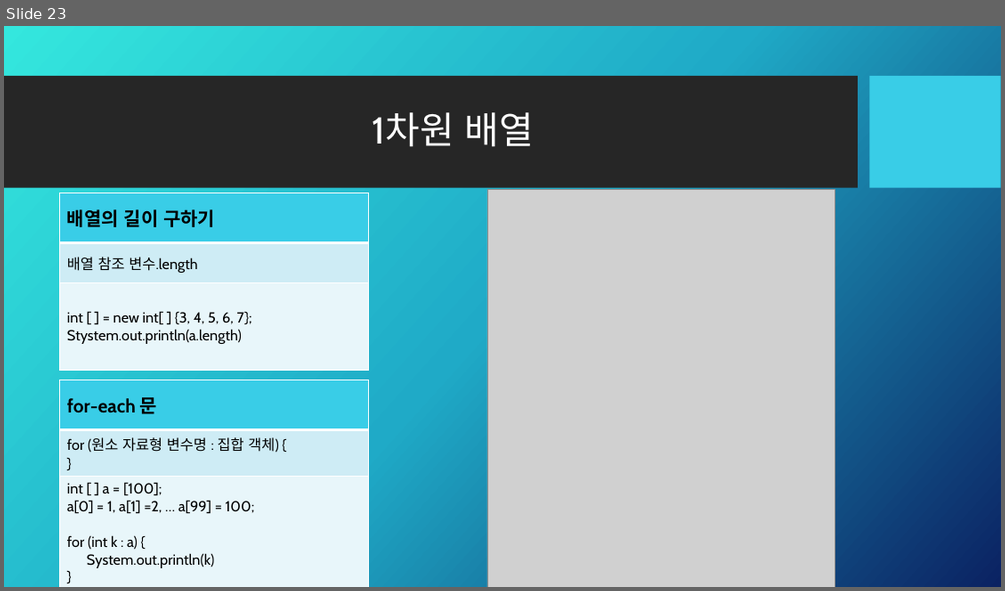
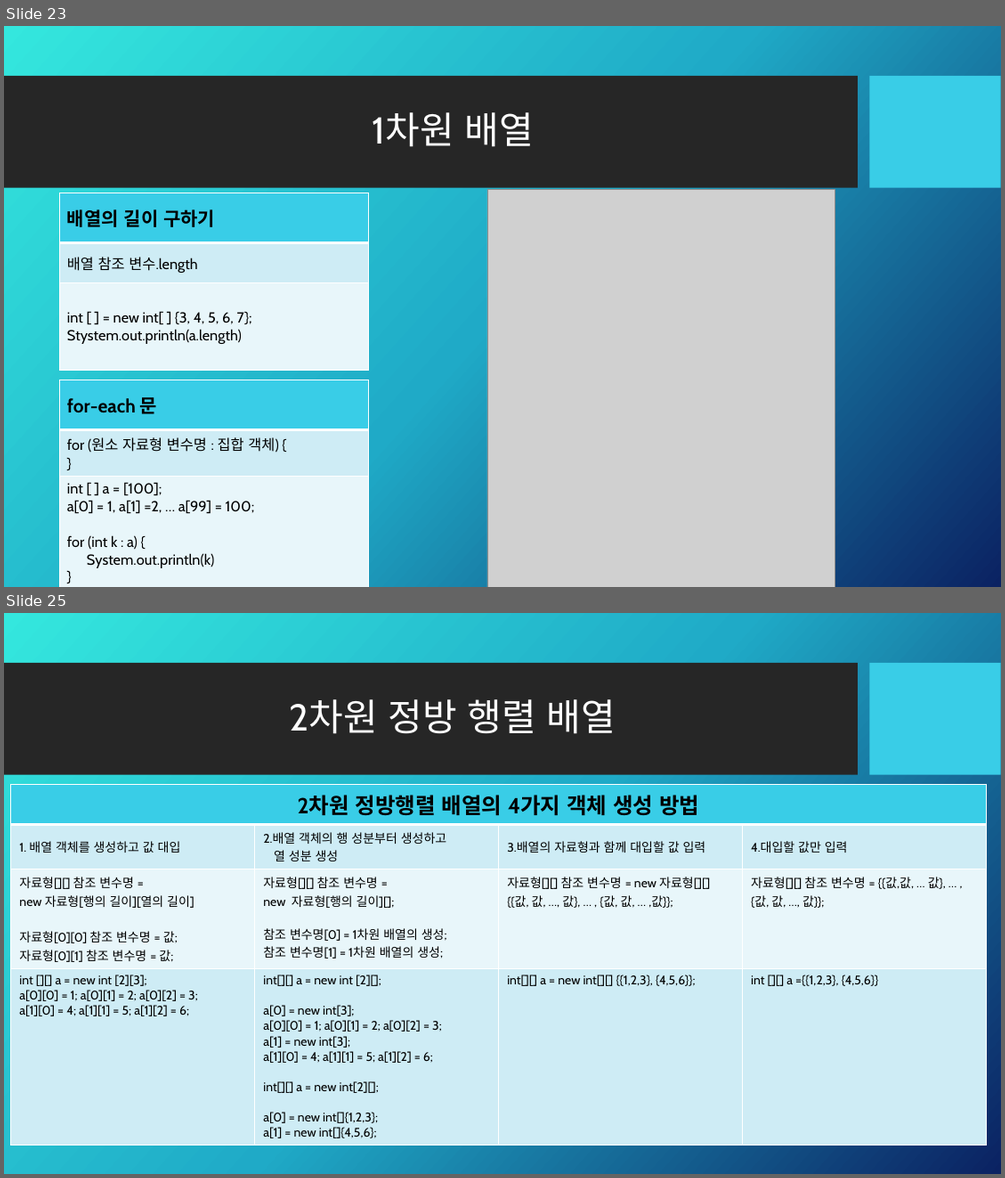
Before and after one commit to Kalex007s/java, a slide deck: study001/교육자료/Java.pptx. Shown one above the other, each under a label of ours: slide 23 before the commit, slides 23 and 25 after it; the slides between them are not shown. The pictures are 1005x591 and 1005x1178 pixels, drawn with LibreOffice and Linux fonts; fonts in the diff are those of the drawing; grey boxes stand for pictures; background and template pictures are left out. Boxes give left, top, right and bottom in pixels: in the first picture for what was removed or moved away, otherwise in the second. Text is boxed around its words. In the diff, an @@ line names an element or a change of style, - is before the commit and + after.

```diff
--- a/study001/교육자료/Java.pptx
+++ b/study001/교육자료/Java.pptx
@@ slide 25 added at (4,613,1001,1174), background picture (left out); not listed: 2 template elements that a slide beside it also shows @@
@@ title added at (290,699,615,734), 36 pt, text #FFFFFF @@
+2차원 정방 행렬 배열
@@ table added at (11,784,986,1142), 4 rows, 4 columns @@
+2차원 정방행렬 배열의 4가지 객체 생성 방법 |  |  | 
+1. 배열 객체를 생성하고 값 대입 | 2.배열 객체의 행 성분부터 생성하고 열 성분 생성 | 3.배열의 자료형과 함께 대입할 값 입력 | 4.대입할 값만 입력
+자료형[][] 참조 변수명 = / new 자료형[행의 길이][열의 길이] / 자료형[0][0] 참조 변수명 = 값; 자료형[0][1] 참조 변수명 = 값; | 자료형[][] 참조 변수명 = / new 자료형[행의 길이][]; / 참조 변수명[0] = 1차원 배열의 생성; / 참조 변수명[1] = 1차원 배열의 생성; | 자료형[][] 참조 변수명 = new 자료형[][] / {{값, 값, …, 값}, … , {값, 값, … ,값}}; | 자료형[][] 참조 변수명 = {{값,값, … 값}, … , {값, 값, …, 값}};
+int [][] a = new int [2][3]; / a[0][0] = 1; a[0][1] = 2; a[0][2] = 3; / a[1][0] = 4; a[1][1] = 5; a[1][2] = 6; | int[][] a = new int [2][]; / a[0] = new int[3]; / a[0][0] = 1; a[0][1] = 2; a[0][2] = 3; / a[1] = new int[3]; / a[1][0] = 4; a[1][1] = 5; a[1][2] = 6; / int[][] a = new int[2][]; / a[0] = new int[]{1,2,3}; / a[1] = new int[]{4,5,6}; | int[][] a = new int[][] {{1,2,3}, {4,5,6}}; | int [][] a ={{1,2,3}, {4,5,6}}
```
Also in this commit, not shown: 1 slide changed, 2 other slides added, 1 other file.
